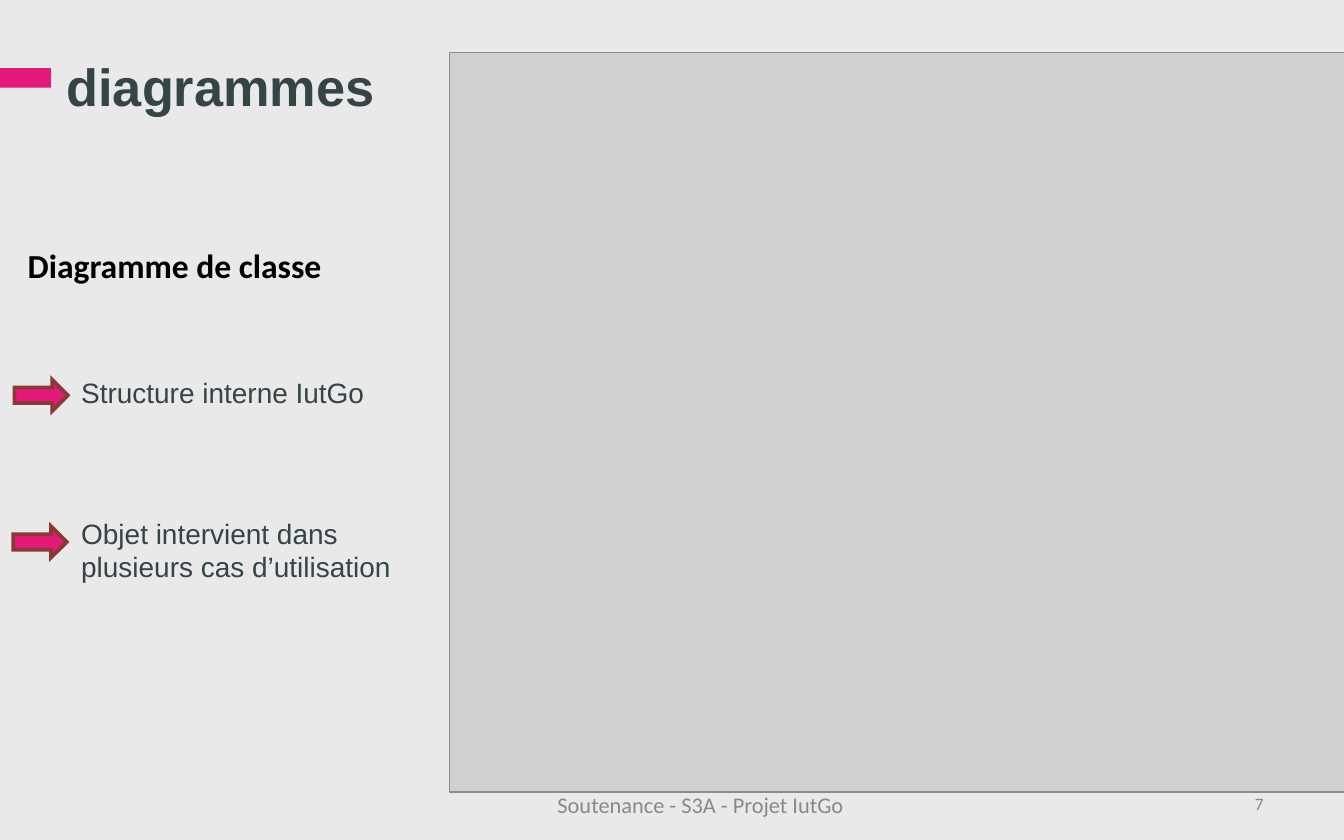
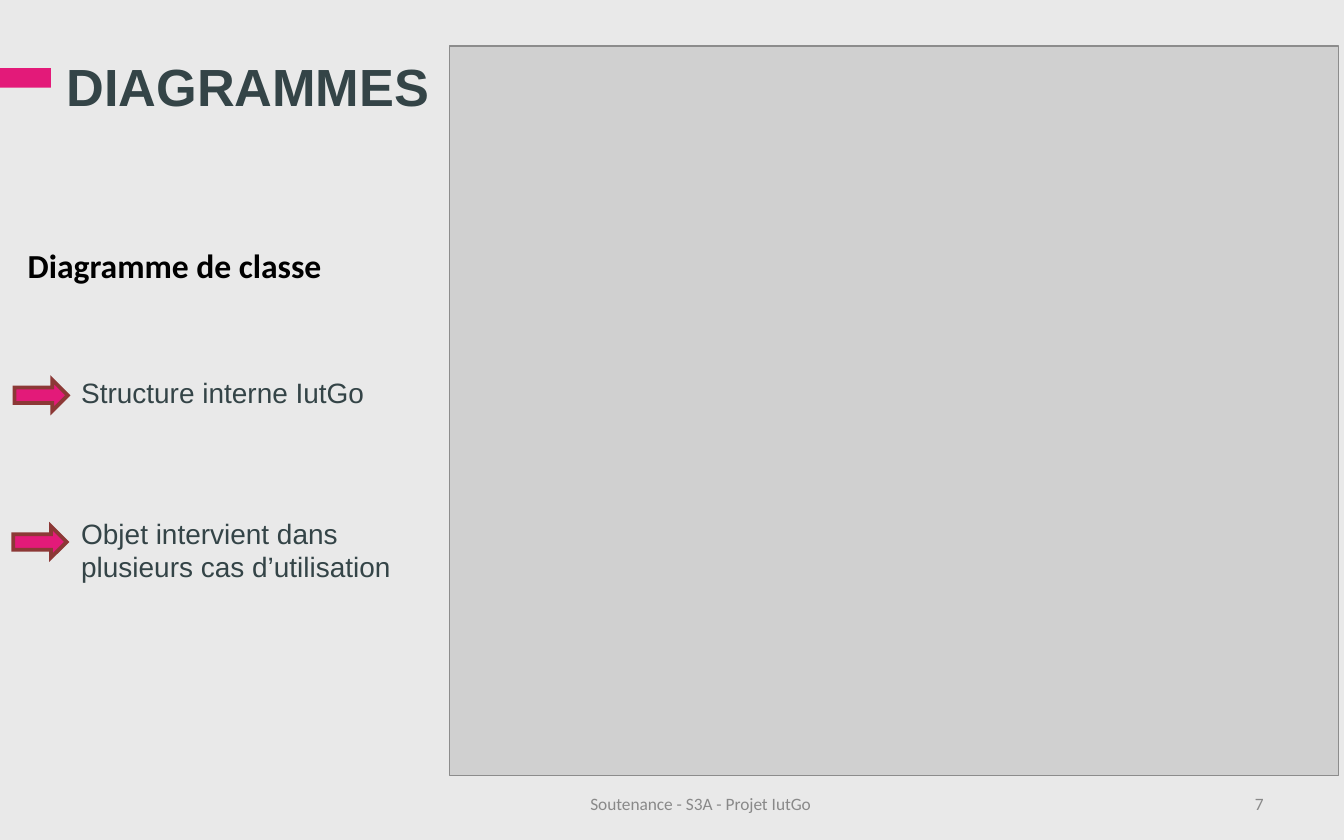
Before and after one commit to iuts3a/IUTGo, a slide deck: slide 7 of Soutenance/Soutenance-IutGo.ppt. Drawn at 1344x840 pixels with LibreOffice and Linux fonts; fonts in the diff are those of the drawing; grey boxes stand for pictures; background and template pictures are left out. Boxes give left, top, right and bottom in pixels: in the first picture for what was removed or moved away, otherwise in the second. Text is boxed around its words. In the diff, an @@ line names an element or a change of style, - is before the commit and + after.

Commit message:
Modification diagramme de classe

```diff
--- a/Soutenance/Soutenance-IutGo.ppt
+++ b/Soutenance/Soutenance-IutGo.ppt
@@ picture: place and size @@
-picture at [449, 52, 1344, 792]
+picture at [449, 46, 1339, 775]
@@ title at [67, 69, 429, 107]: text changed @@
-diagrammes
+DIAGRAMMES
@@ text "Soutenance - S3A - Projet ..." at [590, 798, 811, 813]: size 12 to 9.3 pt; line spacing 1 to 0.8 @@
```
Also in this commit, not shown: 9 other slides changed, 1 other file.
